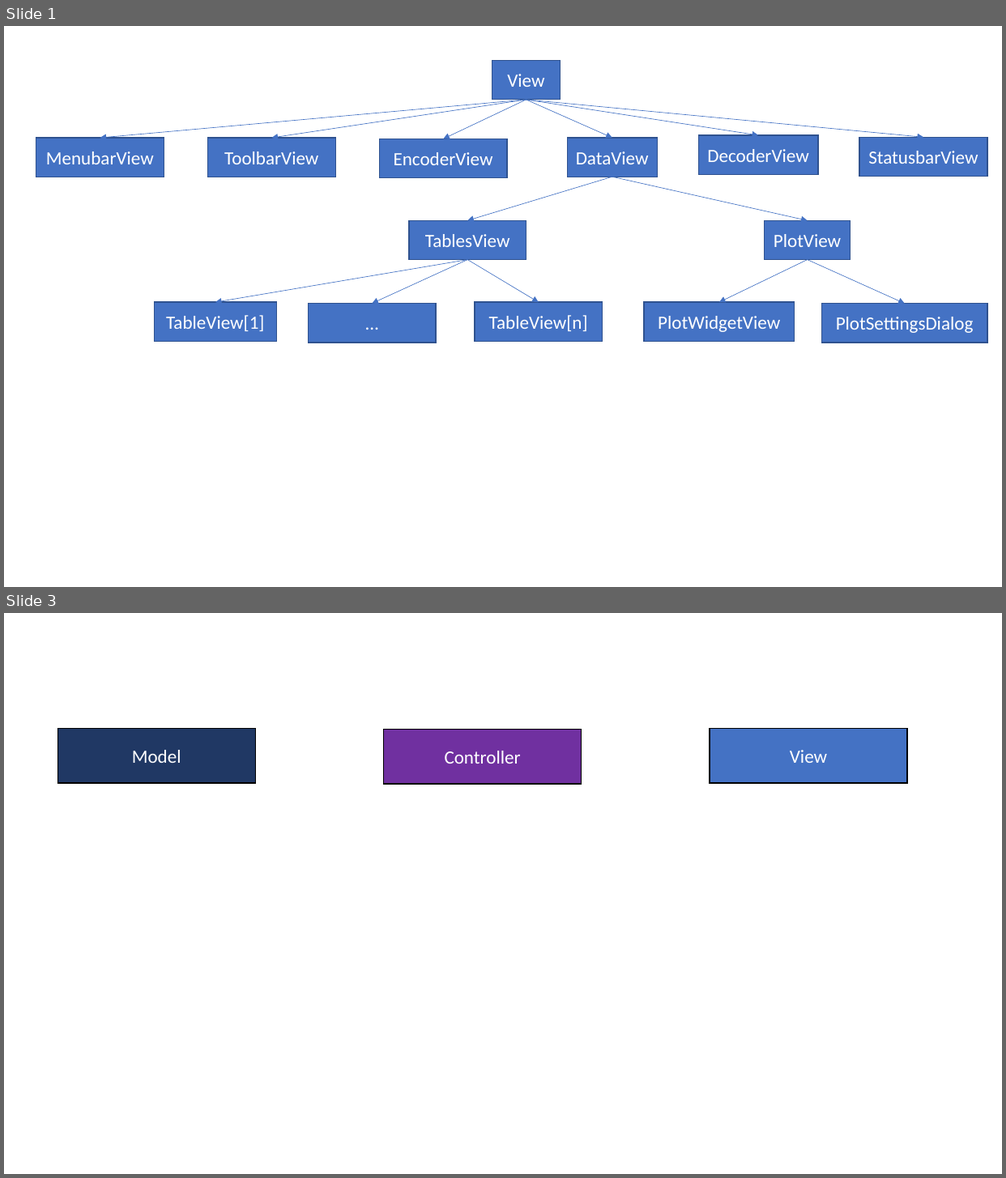
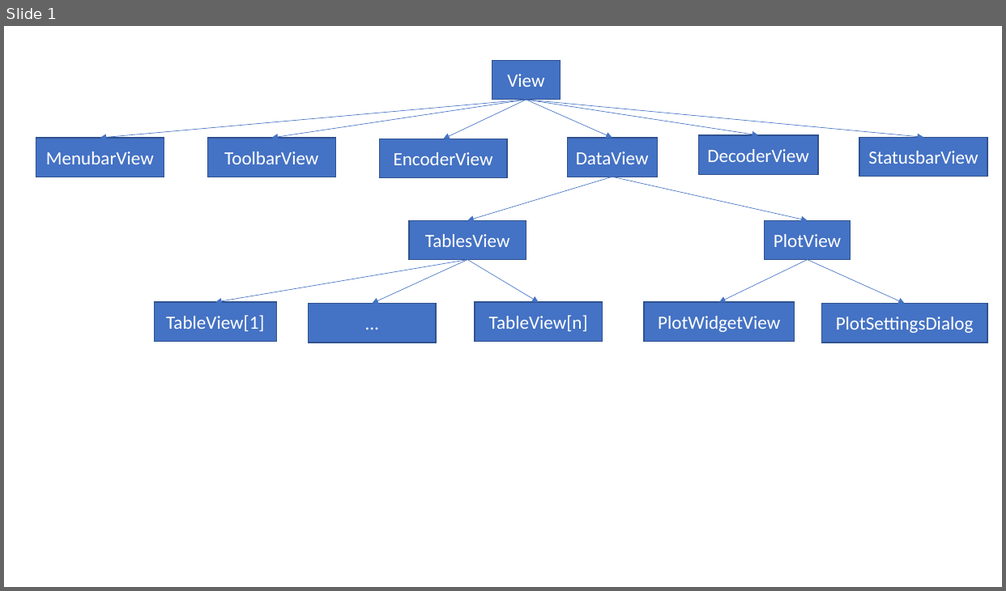
Before and after one commit to LCPW/UnifiedGUI, a slide deck: Docs/Diagrams.odp. Shown one above the other, each under a label of ours: slides 1 and 3 before the commit, slide 1 after it; the slides between them are not shown. The pictures are 1006x1178 and 1006x591 pixels, drawn with LibreOffice and Linux fonts; fonts in the diff are those of the drawing. Boxes give left, top, right and bottom in pixels: in the first picture for what was removed or moved away, otherwise in the second. Text is boxed around its words. In the diff, an @@ line names an element or a change of style, - is before the commit and + after.

```diff
--- a/Docs/Diagrams.odp
+++ b/Docs/Diagrams.odp
@@ slide 3 removed at (x1=4, y1=613, x2=1002, y2=1174), background #FFFFFF @@
@@ freeform shape removed at (x1=58, y1=728, x2=256, y2=783) @@
-Model
@@ freeform shape removed at (x1=384, y1=730, x2=582, y2=785) @@
-Controller
@@ freeform shape removed at (x1=710, y1=728, x2=908, y2=783) @@
-View
```
Also in this commit, not shown: 1 slide changed, 1 slide added, 2 other files.
